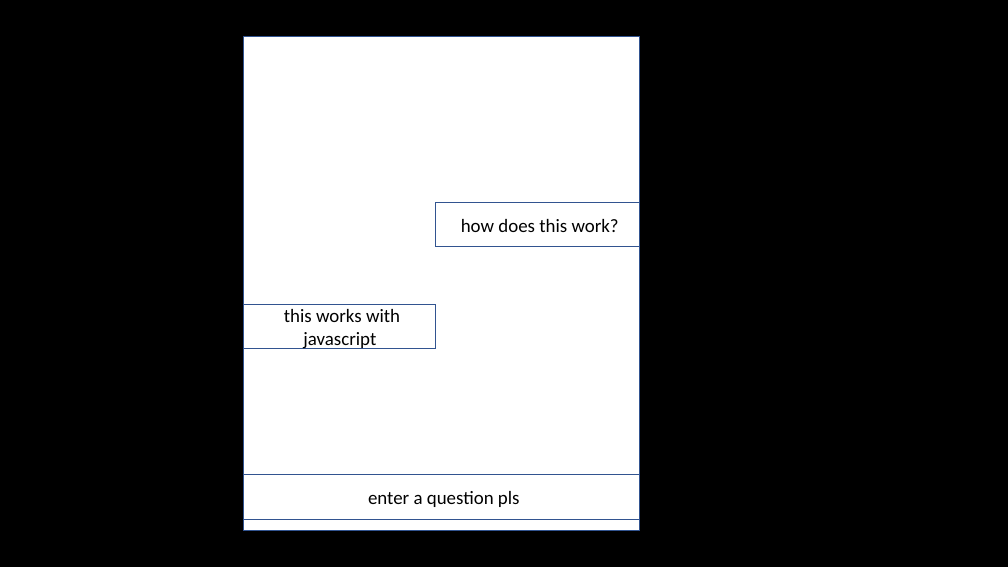
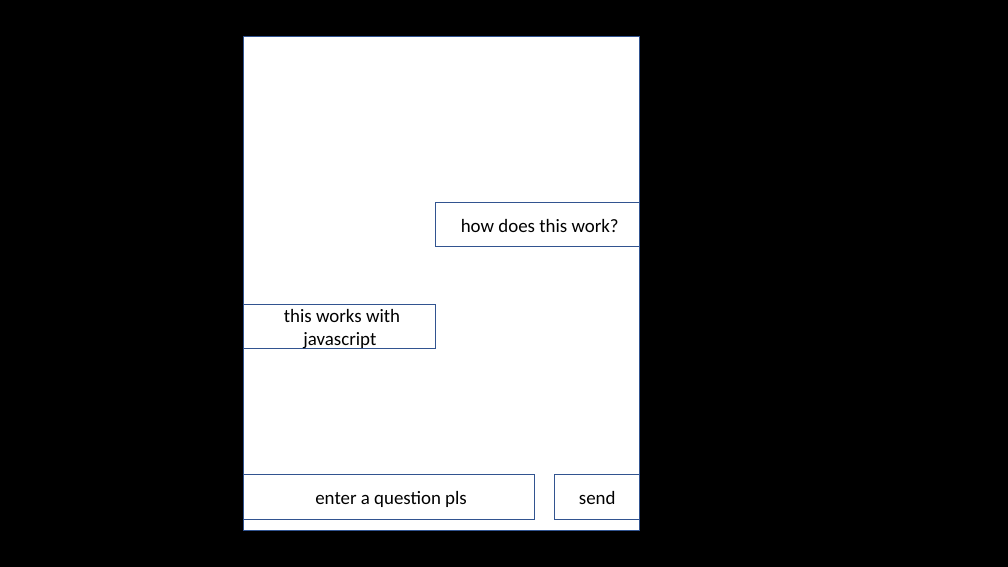
Before and after one commit to Daalderink/Daalderink.github.io, a slide deck: slide 1 of projects/dash/powerpoints/chatbot emiel.pptx. Drawn at 1008x567 pixels with LibreOffice and Linux fonts; fonts in the diff are those of the drawing. Boxes give left, top, right and bottom in pixels: in the first picture for what was removed or moved away, otherwise in the second. Text is boxed around its words. In the diff, an @@ line names an element or a change of style, - is before the commit and + after.

```diff
--- a/projects/dash/powerpoints/chatbot emiel.pptx
+++ b/projects/dash/powerpoints/chatbot emiel.pptx
@@ rectangle "enter a question pls": place and size @@
-rectangle "enter a question pls" at (244, 475, 640, 520)
+rectangle "enter a question pls" at (244, 475, 535, 520)
@@ rectangle added at (555, 475, 640, 520), fill #FFFFFF, outline #325491 1 pt, 18 pt, text #000000 @@
+send
```
Also in this commit, not shown: 57 other files.
